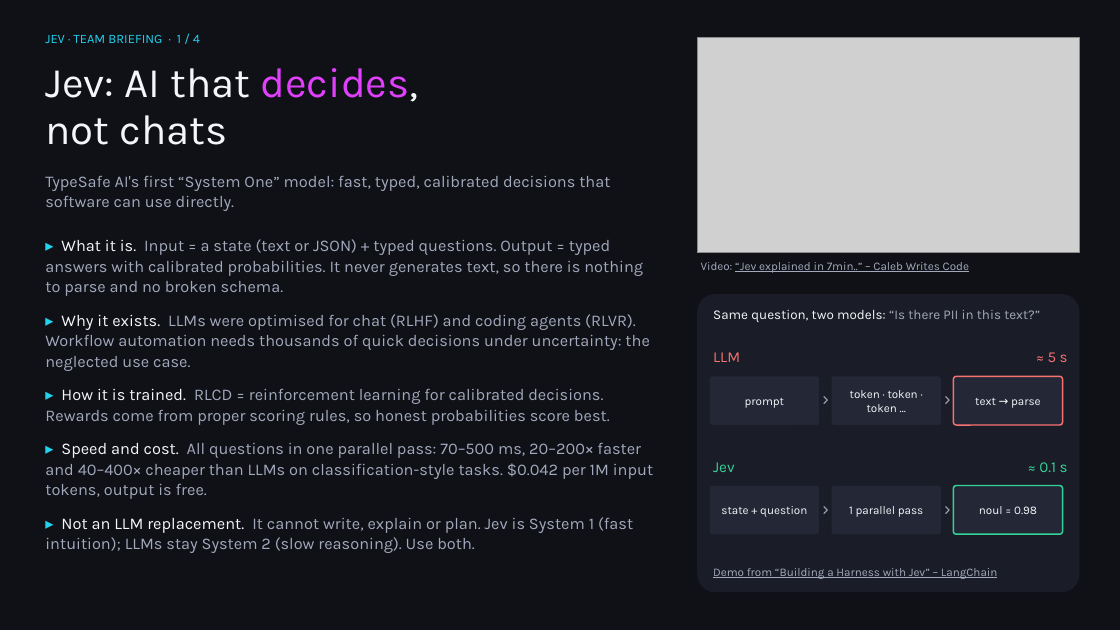
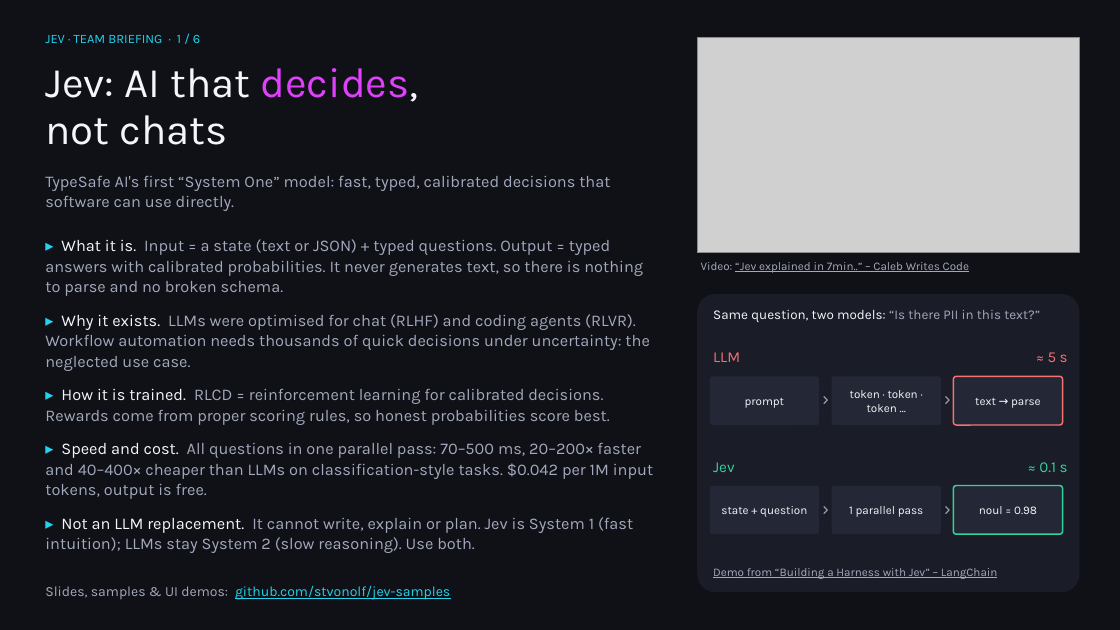
Before and after one commit to stvonolf/jev-samples, a slide deck: slide 1 of presentation/Jev_Team_Overview.pptx. Drawn at 1120x630 pixels with LibreOffice and Linux fonts; fonts in the diff are those of the drawing; grey boxes stand for pictures. Boxes give left, top, right and bottom in pixels: in the first picture for what was removed or moved away, otherwise in the second. Text is boxed around its words. In the diff, an @@ line names an element or a change of style, - is before the commit and + after.

```diff
--- a/presentation/Jev_Team_Overview.pptx
+++ b/presentation/Jev_Team_Overview.pptx
@@ text at bbox=[45, 35, 200, 43]: text changed @@
-JEV · TEAM BRIEFING · 1 / 4
+JEV · TEAM BRIEFING · 1 / 6
@@ text added at bbox=[45, 586, 450, 600], 12 pt, text #22D3EE, underline @@
+Slides, samples & UI demos: github.com/stvonolf/jev-samples
```
Also in this commit, not shown: 3 other slides changed, 2 slides added, 15 other files.
